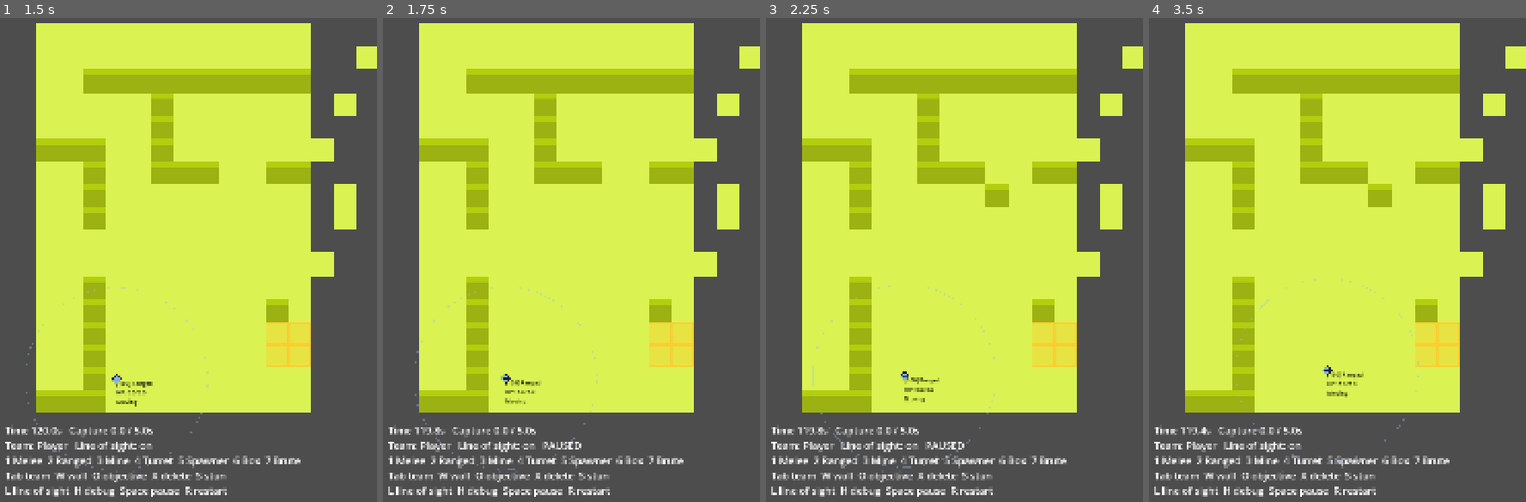
Above: before the commit, frames 1-4 (left to right).
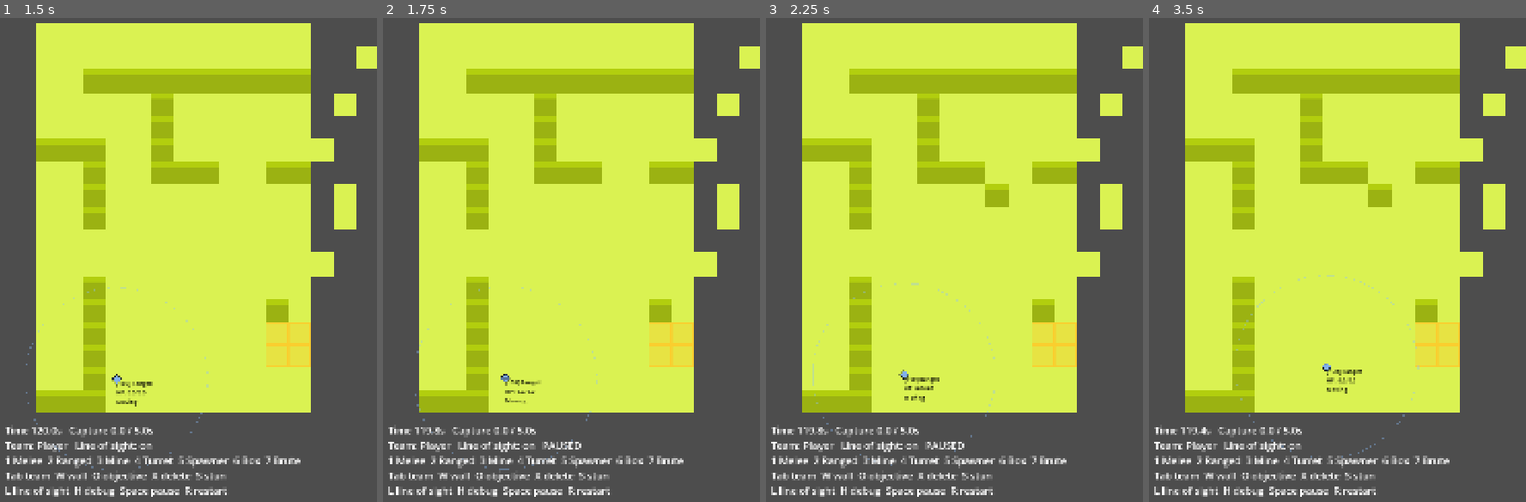
Above: after the commit, the same moments.

Repository: christopher-moon/Auto-chess-strategy-game
Game: Godot game, scene res://Scenes/game.tscn
Same seed, same stepped clock (60 frames per second), same inputs: the game is played once before the commit and once after it.
Inputs (mouse positions are in pixels of both pictures, inside the frame that each line leads up to):
- Up to frame 1 (1.5 s): tap Enter at 0.5 s; move the mouse to (267, 308) at 0.52 s; hold W 0.53-1.28 s; tap 1 at 0.6 s; tap Space at 0.77, 1.25 s; move the mouse to (105, 381) at 1.27 s; hold S from 1.28 s (still down); tap 2 at 1.35 s
- Up to frame 2 (1.75 s): keep holding S; tap Space at 1.52 s
- Up to frame 3 (2.25 s): move the mouse to (988, 192) at 2.02 s; release S at 2.03 s; hold W from 2.03 s (still down); tap 3 at 2.1 s
- Up to frame 4 (3.5 s): keep holding W; move the mouse to (1314, 482) at 2.77 s; tap 4 at 2.85 s; tap Space at 3.02 s

Frame 1 is identical in both runs. In frame 2, 0.2% of the frame differs, in the area x 8-56%, y 55-94%; in frame 3, 0.4%; in frame 4, 0.6%, in the area x 23-72%, y 53-92%.

Commit message:
Melee charges while attacking, ranged holds and recoils
Attacking melee units keep running into their target instead of braking,
so fights become shoving scrums. Ranged units hold position while shooting
and take a set recoil push away from the target with each shot.

Both are data fields (charge_while_attacking, recoil). Periodic re-paths
are now staggered per unit and string-pulling looks at most 4 tiles ahead,
which removes the frame spikes from large waves.

Co-Authored-By: Claude Opus 5.5 (1M context) <noreply@anthropic.com>
Claude-Session: https://claude.ai/code/session_011yraaTTsoYXTbp151Sp2HM

Diff:
--- a/Behaviors/behavior.gd
+++ b/Behaviors/behavior.gd
@@ -57,7 +57,7 @@
 	var movement := entity.movement
 	var goal: Variant = movement.goal_tile if movement.has_goal and map.is_objective(movement.goal_tile) else null
 	# re-pick the objective tile now and then, in case a cheaper one opened up
-	if goal == null or entity.ticks_alive % MovementComponent.REPATH_TICKS == 0:
+	if goal == null or movement.is_repath_due():
 		goal = map.find_nearest_objective_tile(movement.get_path_origin())
 	if goal == null:
 		return Id.IDLE
--- a/Components/ComponentScripts/combat_component.gd
+++ b/Components/ComponentScripts/combat_component.gd
@@ -9,6 +9,8 @@
 var threat_range: float = 8.0
 var requires_line_of_sight: bool = true
 var knockback_bonus: float = 0.0
+var charge_while_attacking: bool = true
+var recoil: float = 0.0
 var stun_ticks: int = 0
 var aoe_radius: float = 1.5
 var projectile_name: String = ""
@@ -28,6 +30,8 @@
 	threat_range = data.threat_range
 	requires_line_of_sight = data.requires_line_of_sight
 	knockback_bonus = data.knockback_bonus
+	charge_while_attacking = data.charge_while_attacking
+	recoil = data.recoil
 	stun_ticks = entity.world.seconds_to_ticks(data.stun_duration) if data.stun_duration > 0.0 else 0
 	aoe_radius = data.aoe_radius
 	projectile_name = data.projectile_name
@@ -74,6 +78,8 @@
 		EntityData.AttackType.EXPLODE:
 			world.combat.queue_explosion(entity, aoe_radius, damage, get_push(false), stun_ticks)
 			world.combat.queue_kill(entity)
+	if recoil > 0.0:
+		world.combat.queue_push(entity, recoil, other.global_position)
 
 # how hard this unit's hits shove: attack power, plus the bonus, plus (for body blows) the attacker's
 # own pushing force, mass × acceleration. the target's velocity changes by push / target mass
--- a/Components/ComponentScripts/movement_component.gd
+++ b/Components/ComponentScripts/movement_component.gd
@@ -6,6 +6,8 @@
 
 # AI ticks between automatic re-paths, so units react to tiles getting cheaper or pricier
 const REPATH_TICKS := 5
+# tiles: how far ahead along the path a unit looks for a straight line to cut across
+const STRING_PULL_TILES := 4
 # pixels: close enough to a waypoint to head for the next one
 const WAYPOINT_RADIUS := 12.0
 # pixels: close enough to the final tile to stop pushing
@@ -27,6 +29,8 @@
 var has_goal: bool = false
 # set when a movement-blocking entity (box, turret) stands on the next tile. the behavior reads and clears it
 var blocker: Entity = null
+# while set, the unit runs straight at this entity instead of following a path (melee charging its target)
+var chase_target: Entity = null
 # direction of the last step taken (for knockback from directly underneath, and later for animations)
 var facing: Vector2i = Vector2i.RIGHT
 
@@ -34,7 +38,9 @@
 var _path: Array[Vector2i] = [] # tiles still to visit, not counting the current waypoint
 var _waypoint: Vector2i
 var _has_waypoint: bool = false
-var _ticks_since_path: int = 0
+# spreads units' periodic re-paths over different ticks, so a big wave doesn't path all on the same frame
+var _repath_phase: int = 0
+static var _spawn_count: int = 0
 
 func _configure(data: EntityData) -> void:
 	mass = maxf(data.mass, 0.01)
@@ -42,6 +48,8 @@
 	acceleration = data.move_force / mass
 	friction = data.friction
 	radius = data.body_radius
+	_repath_phase = _spawn_count % REPATH_TICKS
+	_spawn_count += 1
 
 	var node: Node = entity
 	_body = node as CharacterBody2D
@@ -52,19 +60,30 @@
 
 # ask to walk to a tile. repaths when the goal changed, the path ran out, or every REPATH_TICKS
 func request_goal(tile: Vector2i) -> void:
-	_ticks_since_path += 1
+	chase_target = null
 	var path_done := _path.is_empty() and not _has_waypoint and entity.current_grid_pos != tile
-	var needs_path := not has_goal or tile != goal_tile or _ticks_since_path >= REPATH_TICKS or path_done
+	var needs_path := not has_goal or tile != goal_tile or is_repath_due() or path_done
 	goal_tile = tile
 	has_goal = true
 	if needs_path:
 		_repath()
+
+# run straight at `target` at full speed and keep pushing into it. collisions do the rest
+func chase(target: Entity) -> void:
+	if target != chase_target:
+		stop()
+		chase_target = target
+
+# true on this unit's periodic re-path tick (a good moment to re-pick the goal too)
+func is_repath_due() -> bool:
+	return (entity.ticks_alive + _repath_phase) % REPATH_TICKS == 0
 
 # stop pushing; friction brings the unit to rest
 func stop() -> void:
 	_path.clear()
 	_has_waypoint = false
 	has_goal = false
+	chase_target = null
 
 func is_moving() -> bool:
 	return _has_waypoint or not _path.is_empty()
@@ -78,7 +97,6 @@
 	velocity += impulse / mass
 
 func _repath() -> void:
-	_ticks_since_path = 0
 	var origin := get_path_origin()
 	_path = entity.world.map.get_tile_path(origin, goal_tile)
 	if not _path.is_empty() and _path[0] == origin:
@@ -107,6 +125,14 @@
 func _steer() -> Vector2:
 	if entity.is_stunned():
 		return Vector2.ZERO
+	if chase_target:
+		if not is_instance_valid(chase_target) or not chase_target.is_alive:
+			chase_target = null
+			return Vector2.ZERO
+		var direction := entity.global_position.direction_to(chase_target.global_position)
+		if direction != Vector2.ZERO:
+			facing = Vector2i(direction.round())
+		return direction * max_speed
 	if not _has_waypoint and not _next_waypoint():
 		return Vector2.ZERO
 
@@ -149,7 +175,9 @@
 	# string-pulling: skip ahead to later waypoints we can walk to in a straight line, so units
 	# cut across open ground instead of zig-zagging tile by tile
 	var allowed := {next: true, entity.current_grid_pos: true}
-	while not _path.is_empty():
+	var lookahead := STRING_PULL_TILES
+	while not _path.is_empty() and lookahead > 0:
+		lookahead -= 1
 		allowed[_path[0]] = true
 		if not _can_walk_straight(entity.global_position, _path[0], allowed):
 			break
--- a/Entities/EntityData/entity_data.gd
+++ b/Entities/EntityData/entity_data.gd
@@ -62,6 +62,10 @@
 # extra push on hit, on top of the natural push from damage (and, for melee, the attacker's mass × acceleration).
 # negative values push less than normal. measured like the natural push: velocity change × target mass
 @export var knockback_bonus: float = 0.0
+# keep running into the target while attacking (melee scrums). off = stand still and hold position (ranged)
+@export var charge_while_attacking: bool = true
+# push the attacker takes away from its target with every attack (e.g. a bow's kick). set value, not scaled by damage
+@export var recoil: float = 0.0
 # seconds
 @export var stun_duration: float = 0.0
 # explode only: radius in tiles
--- a/Entities/EntityData/ranged.tres
+++ b/Entities/EntityData/ranged.tres
@@ -16,4 +16,6 @@
 attack_speed = 0.8
 attack_range = 4.0
 threat_range = 6.0
+charge_while_attacking = false
+recoil = 150.0
 metadata/_custom_type_script = "uid://dskc6o7hv3nnp"
--- a/Managers/combat_manager.gd
+++ b/Managers/combat_manager.gd
@@ -33,6 +33,10 @@
 	hit.origin = origin
 	_hits.append(hit)
 
+# a push with no damage (e.g. recoil), applied with the rest of the tick's hits
+func queue_push(target: Entity, push: float, origin: Vector2) -> void:
+	queue_hit(target, 0.0, push, 0, origin)
+
 # damages and pushes every hostile entity with health within `radius` tiles of `source`
 func queue_explosion(source: Entity, radius: float, damage: float, push: float, stun_ticks: int) -> void:
 	for other in entity_manager.get_entities_in_radius(source.current_grid_pos, radius):
@@ -59,7 +63,7 @@
 
 	# 2. stun and knockback, only for those still standing
 	for hit in hits:
-		if not _is_live(hit.target) or hit.target.health == null or hit.target.health.is_depleted():
+		if not _is_live(hit.target) or hit.target.health and hit.target.health.is_depleted():
 			continue
 		if hit.stun_ticks > 0:
 			hit.target.apply_stun(hit.stun_ticks)
--- a/States/attacking_state.gd
+++ b/States/attacking_state.gd
@@ -1,13 +1,19 @@
-# attacking_state: standing still and hitting the current target whenever the attack cooldown is ready.
+# attacking_state: hitting the current target whenever the attack cooldown is ready.
+# units that charge keep running into the target meanwhile; the rest stand still and hold position.
 # the behavior only picks this state while the target is in range
 class_name AttackingState
 extends State
 
-func enter() -> void:
+func exit() -> void:
 	if entity.movement:
 		entity.movement.stop()
 
 func on_tick() -> void:
 	var combat := entity.combat
+	if entity.movement:
+		if combat.charge_while_attacking and combat.has_valid_target():
+			entity.movement.chase(combat.target)
+		else:
+			entity.movement.stop()
 	if combat.is_ready() and combat.has_valid_target():
 		combat.attack(combat.target)
--- a/Tests/engine_tests.gd
+++ b/Tests/engine_tests.gd
@@ -32,7 +32,9 @@
 func _run() -> void:
 	for test in [
 		"test_melee_units_trade",
-		"test_ranged_stops_at_nearest_tile_in_range",
+		"test_ranged_holds_at_range",
+		"test_ranged_recoils_when_shooting",
+		"test_melee_charges_while_attacking",
 		"test_line_of_sight_blocks_detection",
 		"test_units_path_around_mines",
 		"test_mine_explodes_when_walked_over",
@@ -108,15 +110,42 @@
 	_check(death_ticks.has("a") and death_ticks.has("b"), "both units died")
 	_check(death_ticks.get("a", -1) == death_ticks.get("b", -2), "they died on the same tick (%s)" % death_ticks)
 
-func test_ranged_stops_at_nearest_tile_in_range() -> void:
+func test_ranged_holds_at_range() -> void:
 	var ranged := _spawn("Ranged", Vector2i(6, 10), Entity.Team.PLAYER)
 	var dummy := _spawn("Melee", Vector2i(12, 10), Entity.Team.ENEMY, Behavior.new())
 	dummy.health.max_health = 1000.0
 	dummy.health.current_health = 1000.0
-	await _wait(4.0)
+	var closest := 99
+	for i in 6 * FPS:
+		await process_frame
+		closest = mini(closest, dummy.current_grid_pos.x - ranged.current_grid_pos.x)
 	_check(ranged.combat.target == dummy, "ranged unit locked onto the dummy")
-	_check(ranged.current_grid_pos == Vector2i(8, 10), "stopped 4 tiles away, at (8, 10) (got %s)" % ranged.current_grid_pos)
+	_check(closest == 4, "never walked closer than its 4 tile range (closest %d)" % closest)
+	_check(ranged.current_grid_pos.x >= 7, "stayed in the fight, at %s" % ranged.current_grid_pos)
 	_check(dummy.health.current_health < 1000.0, "projectiles hit the dummy")
+
+func test_ranged_recoils_when_shooting() -> void:
+	var ranged := _spawn("Ranged", Vector2i(8, 10), Entity.Team.PLAYER, StationaryBehavior.new())
+	var dummy := _spawn("Melee", Vector2i(12, 10), Entity.Team.ENEMY, Behavior.new())
+	dummy.health.max_health = 1000.0
+	dummy.health.current_health = 1000.0
+	var start := ranged.global_position
+	await _wait(0.5)
+	_check(ranged.global_position.x < start.x - 3.0, "the shot kicked it backwards (%.1f px)" % (start.x - ranged.global_position.x))
+	_check(absf(ranged.global_position.y - start.y) < 1.0, "straight away from the target")
+
+func test_melee_charges_while_attacking() -> void:
+	var hitter := _spawn("Melee", Vector2i(8, 12), Entity.Team.PLAYER, AttackerBehavior.new())
+	var dummy := _spawn("Melee", Vector2i(9, 12), Entity.Team.ENEMY, Behavior.new())
+	dummy.health.max_health = 1000.0
+	dummy.health.current_health = 1000.0
+	var start := dummy.global_position
+	await _wait(1.0)
+	_check(hitter.state_machine.current_id == StateMachine.StateId.ATTACKING, "unit is attacking")
+	var gap := hitter.global_position.distance_to(dummy.global_position)
+	_check(gap < hitter.movement.radius + dummy.movement.radius + 2.0, "it ran into its target (%.1f px apart)" % gap)
+	await _wait(2.0)
+	_check(dummy.global_position.x > start.x + 20.0, "it kept driving the target back (%.1f px)" % (dummy.global_position.x - start.x))
 
 func test_line_of_sight_blocks_detection() -> void:
 	_wall(Vector2i(10, 10))
Not shown, changed: ARCHITECTURE.md
